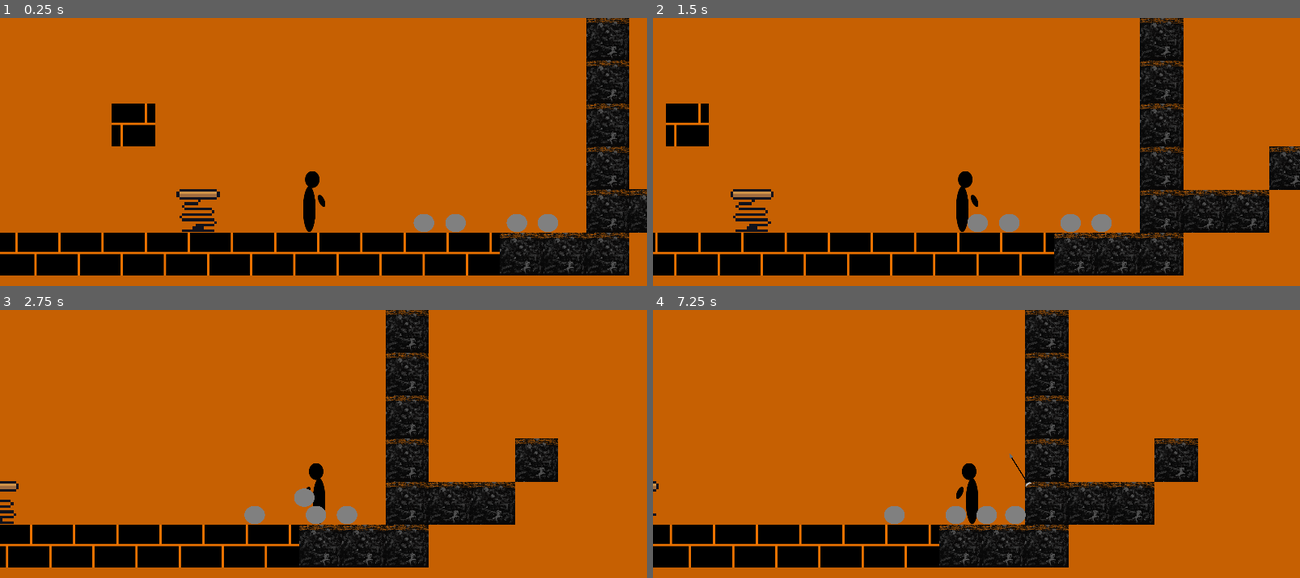
Above: before the commit, frames 1-4 (two rows, left to right).
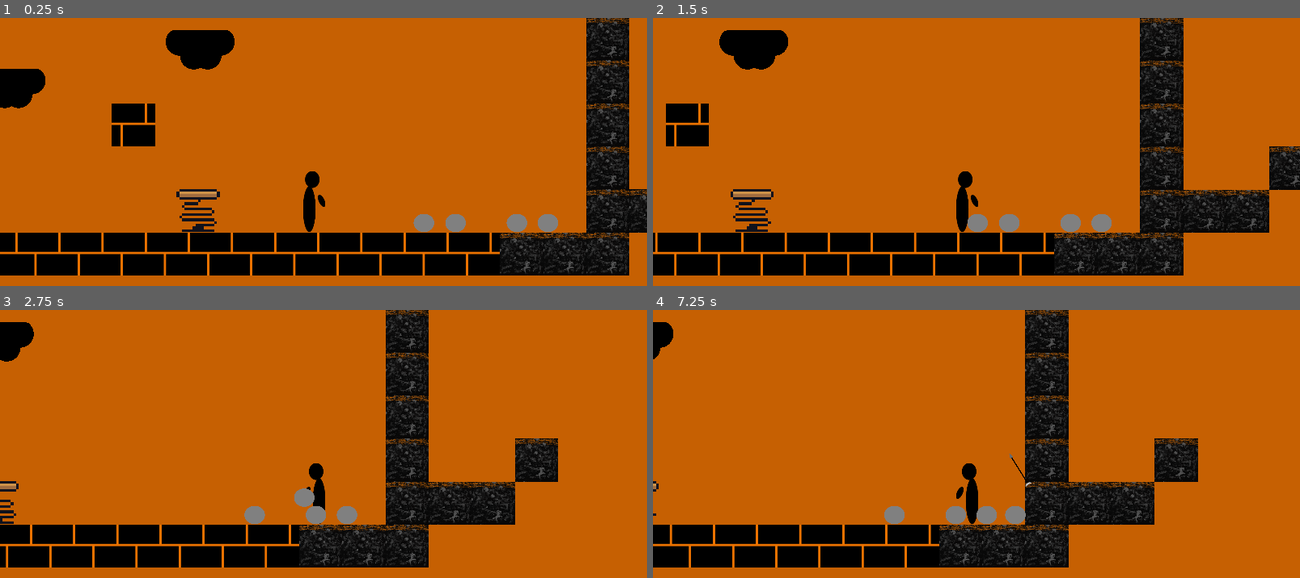
Above: after the commit, the same moments.

Repository: franmatijevic/GreekPlatformer
Game: Godot game, scene res://src/levels/test_level.tscn
Same seed, same stepped clock (60 frames per second), same inputs: the game is played once before the commit and once after it. The engine's default icon, where the game draws it, is replaced by a stand-in: a white triangle on a blue panel in a dark square.
Inputs:
- Up to frame 1 (0.25 s): no input
- Up to frame 2 (1.5 s): tap Enter at 0.5 s; hold D (right) from 0.53 s (still down); tap Q (drop_item) at 0.6 s; tap W (up) at 0.77 s; tap Space (pickThrow) at 1.35 s
- Up to frame 3 (2.75 s): tap W (up) at 1.52 s; release D (right) at 2.03 s; hold A (left) from 2.03 s (still down); tap F (shoot) at 2.1 s
- Up to frame 4 (7.25 s): release A (left) at 2.78 s; hold D (right) 2.78-4.28 s; tap Q (drop_item) at 2.85, 5.1 s; tap W (up) at 3.02, 3.77, 4.52, 6.02, 6.77 s; tap Space (pickThrow) at 3.6, 5, 5.85 s; hold A (left) 4.28-5.03 s; tap F (shoot) at 4.35, 6.6 s; hold D (right) 5.03-5.78 s; hold A (left) from 5.78 s (still down); tap Enter at 6.5 s

The runs differ from the first frame. In frame 1, 2.1% of the frame differs, in the area x 0-37%, y 4-34%; in frame 2, 1.2%; in frame 3, 0.6%; in frame 4, 0.3%.

Commit message:
Disappearing platforms
Dodane nestajuće platforme i jednostavan placeholder. Nestaju i ponovno se pojavljuju

Diff:
--- /dev/null
+++ b/greekplatformer/src/items/cloud_platform.tscn
@@ -0,0 +1,36 @@
+[gd_scene load_steps=5 format=3 uid="uid://dy25c23gvdom"]
+
+[ext_resource type="Script" path="res://src/items/disappearingPlatform.gd" id="1_cao5x"]
+[ext_resource type="Texture2D" uid="uid://b6bfk1tfvdci0" path="res://src/items/platformArt/black-cloud.png" id="1_l312b"]
+
+[sub_resource type="RectangleShape2D" id="RectangleShape2D_jl8po"]
+size = Vector2(204, 29.5)
+
+[sub_resource type="RectangleShape2D" id="RectangleShape2D_lycei"]
+size = Vector2(205, 12)
+
+[node name="cloud_platform" type="StaticBody2D"]
+collision_layer = 2
+script = ExtResource("1_cao5x")
+
+[node name="Sprite2D" type="Sprite2D" parent="."]
+rotation = -3.14159
+scale = Vector2(0.08, 0.08)
+texture = ExtResource("1_l312b")
+
+[node name="CollisionShape2D" type="CollisionShape2D" parent="."]
+position = Vector2(0, -43)
+shape = SubResource("RectangleShape2D_jl8po")
+one_way_collision = true
+
+[node name="Area2D" type="Area2D" parent="."]
+
+[node name="CollisionShape2D" type="CollisionShape2D" parent="Area2D"]
+position = Vector2(-1.5, -56)
+shape = SubResource("RectangleShape2D_lycei")
+
+[node name="Timer" type="Timer" parent="."]
+
+[connection signal="body_entered" from="Area2D" to="." method="_on_area_2d_body_entered"]
+[connection signal="body_exited" from="Area2D" to="." method="_on_area_2d_body_exited"]
+[connection signal="timeout" from="Timer" to="." method="_on_timer_timeout"]
--- /dev/null
+++ b/greekplatformer/src/items/disappearingPlatform.gd
@@ -0,0 +1,28 @@
+extends StaticBody2D
+
+@onready var timer: Timer = $Timer
+@onready var collisionShape2d: CollisionShape2D = $CollisionShape2D
+var isOnPlatform: bool = false
+
+func _on_area_2d_body_entered(body):
+	if body.name == "Player":
+		if body.is_on_floor():
+			isOnPlatform = true
+			timer.wait_time = 1
+			timer.start()
+
+func _on_area_2d_body_exited(body):
+	isOnPlatform = false
+	timer.wait_time = 3
+	timer.start()
+
+func _on_timer_timeout():
+	var tween = create_tween()
+
+	if isOnPlatform == true:
+		tween.tween_property(self, "modulate:a", 0, 0.4)
+		collisionShape2d.disabled = true
+		isOnPlatform = false
+	else:
+		tween.tween_property(self, "modulate:a", 1, 0.4)
+		collisionShape2d.disabled = false
--- a/greekplatformer/src/levels/test_level.tscn
+++ b/greekplatformer/src/levels/test_level.tscn
@@ -1,8 +1,9 @@
-[gd_scene load_steps=4 format=4 uid="uid://c4hchhks4ohdk"]
+[gd_scene load_steps=5 format=4 uid="uid://c4hchhks4ohdk"]
 
 [ext_resource type="PackedScene" uid="uid://dj8amtyq3pmuk" path="res://src/levels/generic_level.tscn" id="1_6ssvi"]
 [ext_resource type="PackedScene" uid="uid://bahucl7180h7i" path="res://src/environment/spring.tscn" id="2_ng327"]
 [ext_resource type="PackedScene" uid="uid://bajynjcw0ua61" path="res://src/items/rock.tscn" id="3_awdoy"]
+[ext_resource type="PackedScene" uid="uid://dy25c23gvdom" path="res://src/items/cloud_platform.tscn" id="4_ca2gx"]
 
 [node name="testLevel" instance=ExtResource("1_6ssvi")]
 
@@ -26,3 +27,9 @@
 
 [node name="RigidBody2D4" parent="." index="6" instance=ExtResource("3_awdoy")]
 position = Vector2(399, -37)
+
+[node name="cloud_platform" parent="." index="7" instance=ExtResource("4_ca2gx")]
+position = Vector2(-1195, -428)
+
+[node name="cloud_platform2" parent="." index="8" instance=ExtResource("4_ca2gx")]
+position = Vector2(-634, -543)
Binary file added: greekplatformer/src/items/platformArt/black-cloud.png
Not shown, added: greekplatformer/src/items/platformArt/black-cloud.png.import
